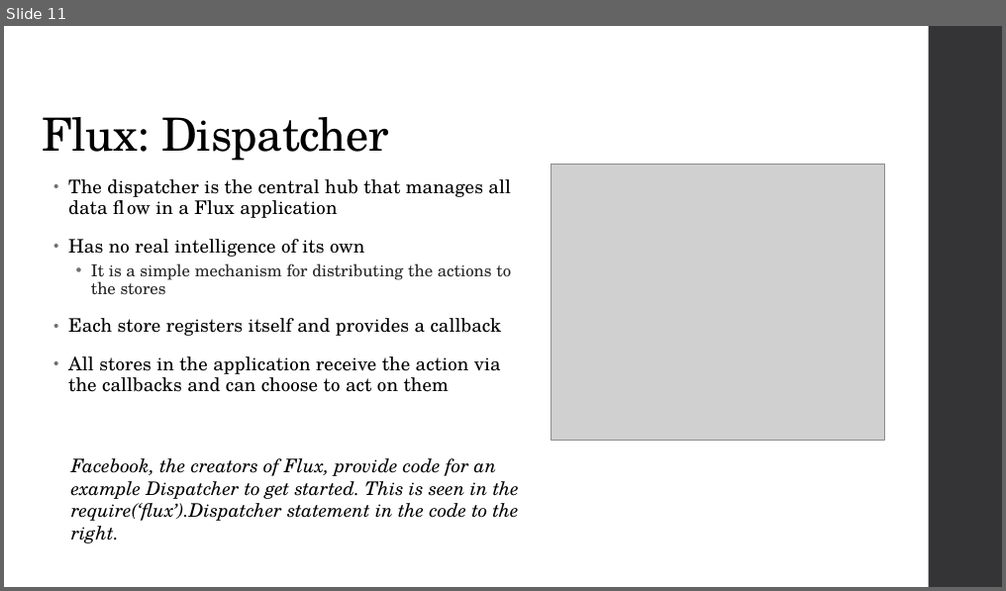
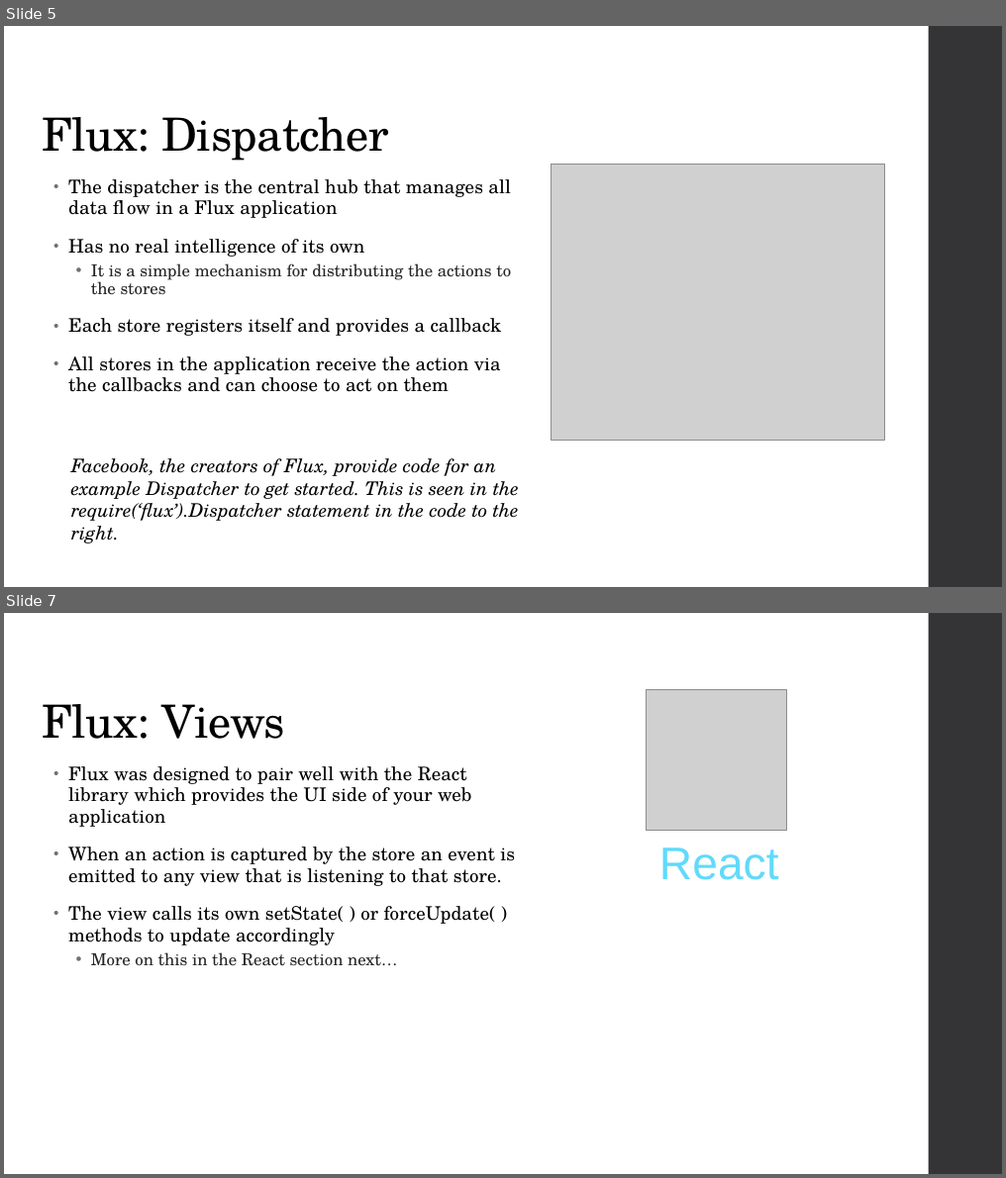
Before and after one commit to repkam09/react-flux-test, a slide deck: docs/Flux & React.pptx. Shown one above the other, each under a label of ours: slide 11 before the commit, slides 5 and 7 after it; the slides between them are not shown. The pictures are 1006x591 and 1006x1178 pixels, drawn with LibreOffice and Linux fonts; fonts in the diff are those of the drawing; grey boxes stand for pictures. Boxes give left, top, right and bottom in pixels: in the first picture for what was removed or moved away, otherwise in the second. Text is boxed around its words. In the diff, an @@ line names an element or a change of style, - is before the commit and + after.

Commit message:
Update powerpoint. Make demo show images instead of text

```diff
--- a/docs/Flux & React.pptx
+++ b/docs/Flux & React.pptx
@@ slide 7 added at <box>4,613,1002,1174</box>, background #FFFFFF; not listed: 1 template element that a slide beside it also shows @@
@@ picture added at <box>647,689,787,830</box> @@
@@ title added at <box>43,704,286,739</box>, 44 pt, text #000000 @@
+Flux: Views
@@ text added at <box>68,766,515,966</box>, 18 pt, text #000000 @@
+• Flux was designed to pair well with the React library which provides the UI side of your web application
+• When an action is captured by the store an event is emitted to any view that is listening to that store.
+• The view calls its own setState( ) or forceUpdate( ) methods to update accordingly
+  • More on this in the React section next…
@@ text added at <box>659,848,779,880</box>, 44 pt, text #61DAFB @@
+React
@@ what was slide 11 is now slide 5 @@
```
Also in this commit, not shown: 9 slides changed, 5 other slides added, 1 slide removed, 1 other file.
